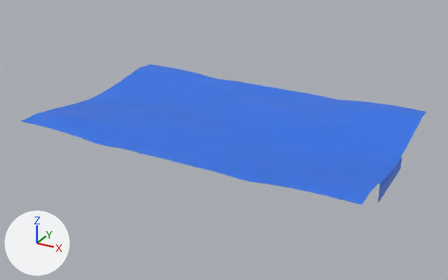
One commit to the OBJ model frontend/public/models/character/village_lake.obj: the scene before it, then after it.
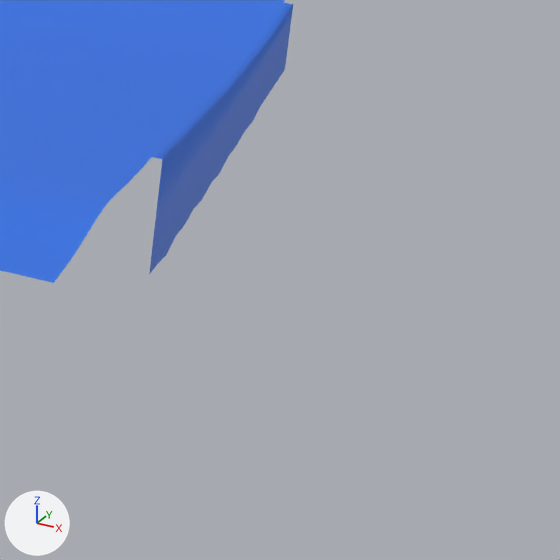
Each version is shown from a 50 mm lens placed at (15.88, -5.81, 9.1), pointed at (8.87, 6.93, 2.73), then close up on the part from 79% to 100% of the width and 56% to 90% of the height. The lights are fixed; the arrows at lower left show +X, +Y and +Z. Where no turn or scale is listed for an object, it has been applied to the vertices.

In view in the first close-up: '平面.001'.
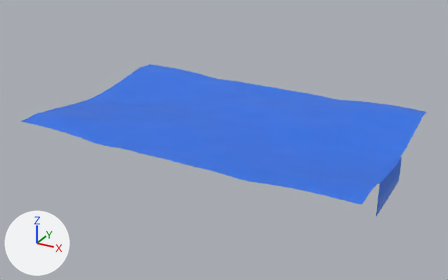
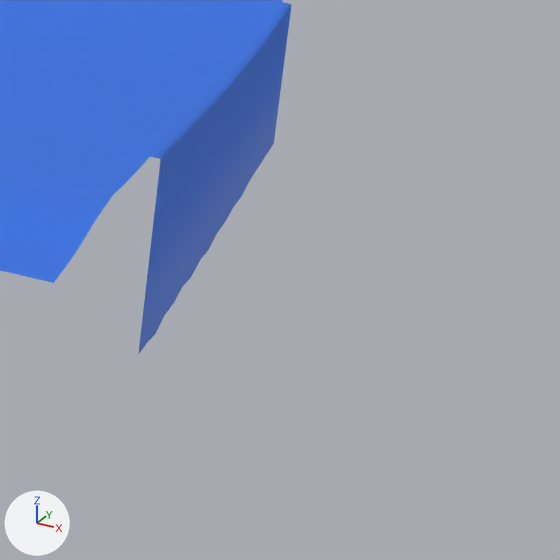
The change, as a list of edits to the scene's bpy script:
```text
Change me_平面_001:
    where me_平面_001.from_pydata(...)  # 2551 vertices, 4850 faces; spans x 2.46..12.8, y 6.16..12.74, z 1.63..2.36
    used by ob_平面_001; location = (0.0, 0.0, 0.0)
    me_平面_001 part 1: all 17 vertices in x 12.8, y 7.49..9.66, z 1.88..1.92 are moved by (-0.01, 0.0, -0.61)
    me_平面_001 part 2: all 17 vertices in x 12.8, y 7.49..9.66, z 1.63..1.68 are moved by (-0.01, 0.0, -0.38)
```

Pixel boxes [x1, y1, x2, y2] of what changed, in the close-ups (560 x 560 px; the box of a moved part takes in the faces that stretch with it):
'平面.001', reshaped: before [0, 0, 293, 283]; after [0, 0, 292, 354]
part 1 of me_平面_001, moved or reshaped: before [155, 6, 293, 222]; after [139, 4, 292, 352]
part 2 of me_平面_001, moved or reshaped: before [149, 22, 291, 274]; after [138, 142, 274, 354]
